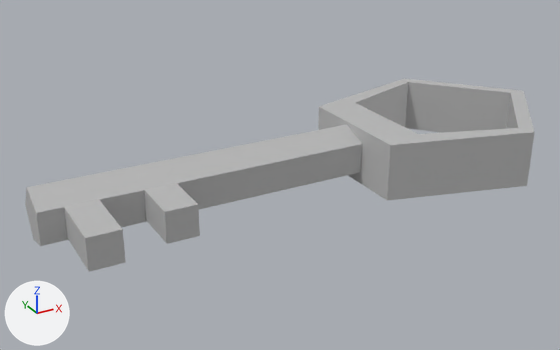
The FBX model Cryptique/Assets/FBX/Puzzles/clef.fbx as it was, and as the next commit left it.
Rendered twice from a camera (50 mm lens) standing at (-0.218, -0.355, 0.172) and looking at (-0.02, 0.007, -0.009). Every picture has the same lights, and +X, +Y and +Z are marked at lower left. Where no turn or scale is listed for an object, it has been applied to the vertices.

The first picture shows 'Clee'.
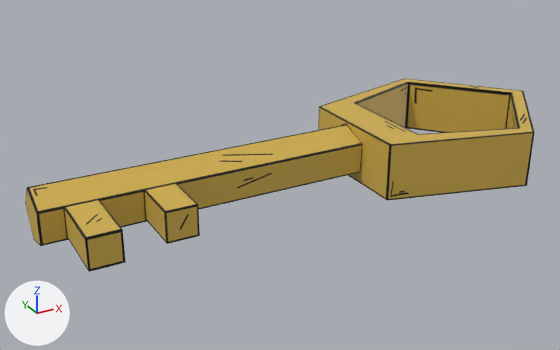
Location of each change, [x1, y1, x2, y2] in pixels of the pictures (560 x 350 px):
'Clee', recoloured (grey to yellow)
    both: [25, 78, 534, 272]

The change, as a list of edits to the scene's bpy script:
```text
Add img_clef_rgb_png:
    img_clef_rgb_png = load_image('clef_RGB.png', '../../Textures/clef_RGB.png', 2048, 2048, 'sRGB')
Add mat_clef:
    mat_clef = principled_material('Clef')
    mat_clef.texture = img_clef_rgb_png
Change me_mesh:
    where me_mesh.from_pydata(...)  # 47 vertices, 40 faces; spans x -0.161..0.161, y -0.061..0.061, z -0.017..0.017
    remove me_mesh.materials.append(mat_clée)  # grey #bcbcbc
    add me_mesh.materials.append(mat_clef)  # picture img_clef_rgb_png
```
